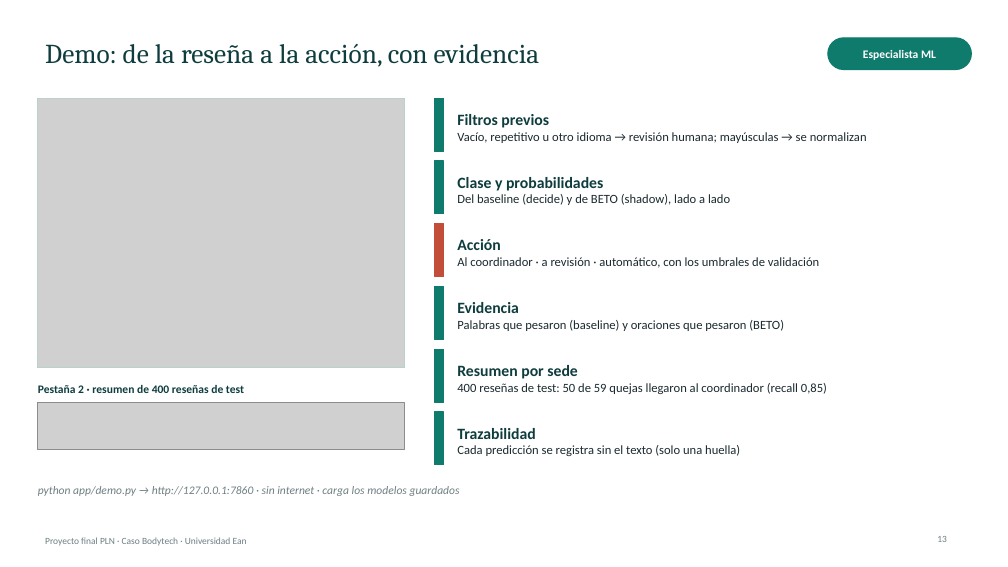
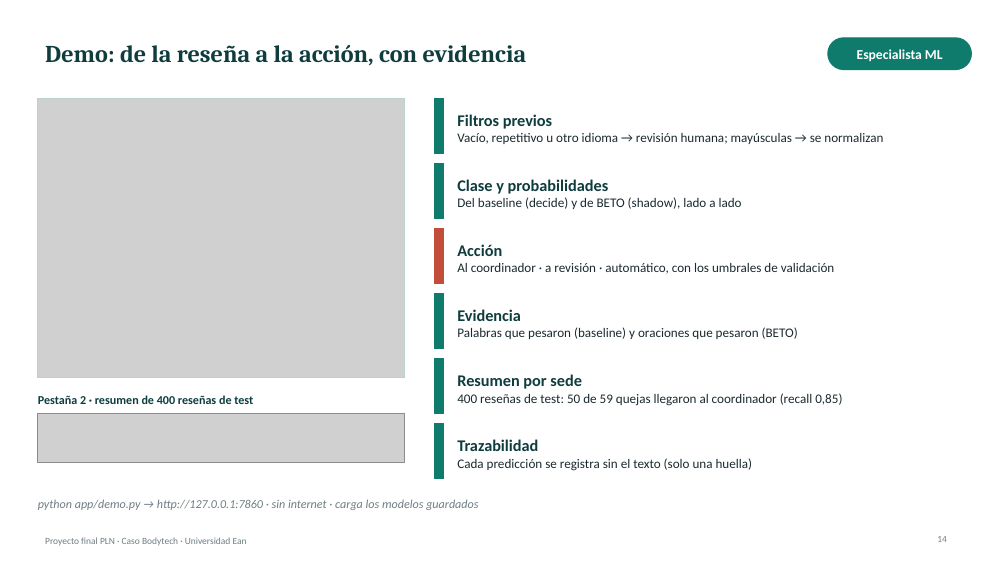
Before and after one commit to josephsbatista/proyecto-pln-bodytech, a slide deck: slide 14 of entregables/Presentacion_Final.pptx (slide 13 before the commit). Drawn at 1008x567 pixels with LibreOffice and Linux fonts; fonts in the diff are those of the drawing; grey boxes stand for pictures. Boxes give left, top, right and bottom in pixels: in the first picture for what was removed or moved away, otherwise in the second. Text is boxed around its words. In the diff, an @@ line names an element or a change of style, - is before the commit and + after.

```diff
--- a/entregables/Presentacion_Final.pptx
+++ b/entregables/Presentacion_Final.pptx
@@ title "Demo: de la reseña a ..." at [45,45,527,65]: size 26 to 23 pt, bold on @@
@@ text "Especialista ML" at [857,49,943,61]: size 11 to 13 pt @@
@@ picture: place and size @@
-picture at [38,98,405,368]
+picture at [38,98,405,377]
@@ rectangle: place and size @@
-rectangle at [38,98,405,368]
+rectangle at [38,98,405,377]
@@ text "Filtros previos" at [457,114,883,144]: size 15 to 15.5 pt in "Filtros previos"; size 12 to 12.5 pt in "Vacío, repetitivo u otro idioma → revisión ..." @@
@@ rectangle: place and size @@
-rectangle at [435,161,444,214]
+rectangle at [435,163,444,219]
@@ text "Clase y probabilidades" at [457,179,742,209]: size 15 to 15.5 pt in "Clase y probabilidades"; size 12 to 12.5 pt in "Del baseline (decide) y de BETO (shadow), ..." @@
@@ rectangle: place and size @@
-rectangle at [435,224,444,277]
+rectangle at [435,228,444,284]
@@ text "Acción" at [457,244,835,274]: size 15 to 15.5 pt in "Acción"; size 12 to 12.5 pt @@
@@ rectangle: place and size @@
-rectangle at [435,287,444,340]
+rectangle at [435,293,444,349]
@@ text "Evidencia" at [457,309,798,339]: size 15 to 15.5 pt in "Evidencia"; size 12 to 12.5 pt in "Palabras que pesaron (baseline) y oraciones que ..." @@
@@ text "Resumen por sede" at [457,374,842,406]: size 15 to 15.5 pt in "Resumen por sede"; size 12 to 12.5 pt in "400 reseñas de test: 50 de 59 ..." @@
@@ text "Pestaña 2 · resumen de ..." at [38,395,253,404]: size 11 to 11.5 pt @@
@@ 3 texts, 2 rectangles, 1 picture: place and size @@
-3 texts, 2 rectangles, 1 picture at [38,349,827,465]
+3 texts, 2 rectangles, 1 picture at [38,358,842,479]
@@ text "Trazabilidad" at [457,439,753,471]: size 15 to 15.5 pt in "Trazabilidad"; size 12 to 12.5 pt in "Cada predicción se registra sin el texto ..." @@
@@ text "python app/demo.py → http://127.0.0.1:7860 · ..." at [38,499,478,510]: size 11 to 11.5 pt @@
@@ text "python app/demo.py → http://127.0.0.1:7860 · ...": place and size @@
-text "python app/demo.py → http://127.0.0.1:7860 · ..." at [38,486,460,496]
+text "python app/demo.py → http://127.0.0.1:7860 · ..." at [38,499,478,510]
@@ page number at [937,536,947,542]: text changed @@
-13
+14
```
Also in this commit, not shown: 15 other slides changed, 1 slide added, 6 other files.
